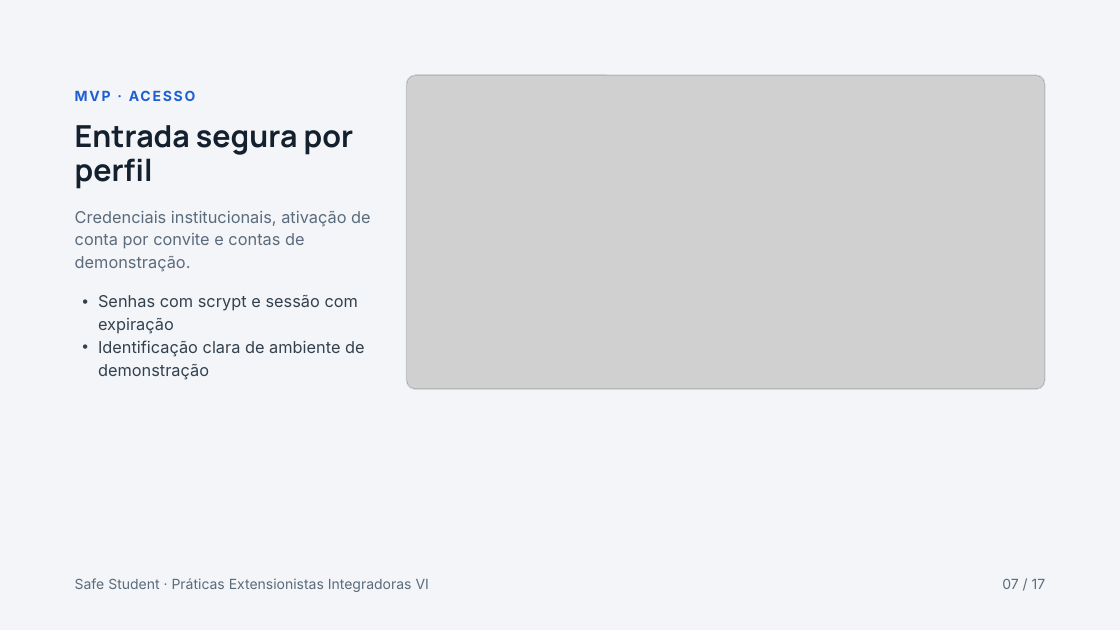
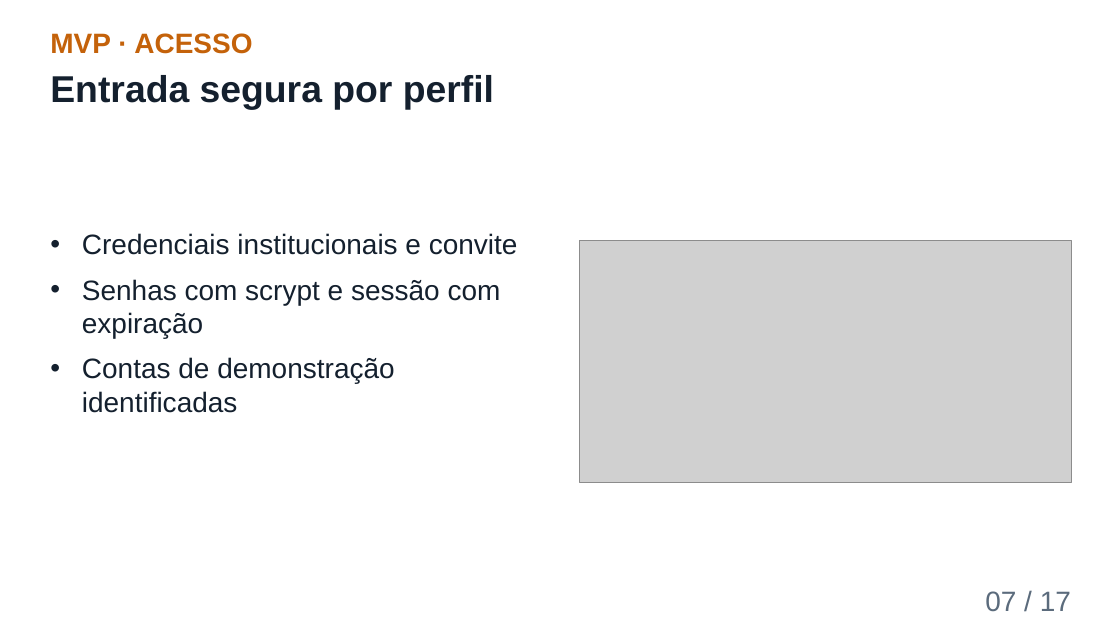
Before and after one commit to richaferreira/Safe_Student, a slide deck: slide 7 of 08_Apresentacao_Final_Safe_Student.pptx. Drawn at 1120x630 pixels with LibreOffice and Linux fonts; fonts in the diff are those of the drawing; grey boxes stand for pictures. Boxes give left, top, right and bottom in pixels: in the first picture for what was removed or moved away, otherwise in the second. Text is boxed around its words. In the diff, an @@ line names an element or a change of style, - is before the commit and + after.

```diff
--- a/08_Apresentacao_Final_Safe_Student.pptx
+++ b/08_Apresentacao_Final_Safe_Student.pptx
@@ background #F3F5F8 to #FFFFFF @@
@@ text "MVP · ACESSO": place and size @@
-text "MVP · ACESSO" at box(75, 85, 377, 107)
+text "MVP · ACESSO" at box(50, 33, 252, 54)
@@ text "MVP · ACESSO" at box(50, 33, 252, 54): size 12 to 24 pt, font Inter to Arial, text colour #1D5FD0 to #C4620A, letter spacing 1.5 to 0 pt; line spacing 16.8pt to 1 @@
@@ text "Entrada segura por perfil": place and size @@
-text "Entrada segura por perfil" at box(75, 125, 354, 189)
+text "Entrada segura por perfil" at box(50, 75, 494, 110)
@@ text "Entrada segura por perfil" at box(50, 75, 494, 110): size 26 to 32 pt, font Manrope to Arial; line spacing 28.6pt to 1 @@
@@ rounded rectangle removed at box(406, 75, 1045, 390) @@
@@ rounded rectangle removed at box(407, 75, 1045, 389) @@
@@ text "Credenciais institucionais e convite": place and size @@
-text "Credenciais institucionais e convite" at box(98, 295, 365, 380)
+text "Credenciais institucionais e convite" at box(82, 233, 518, 413)
@@ text removed at box(75, 211, 371, 272) @@
-Credenciais institucionais, ativação de conta por convite e contas de demonstração.
@@ text at box(82, 233, 518, 255): paragraph added @@
+• Credenciais institucionais e convite
@@ picture: place and size @@
-picture at box(407, 76, 1045, 390)
+picture at box(580, 240, 1071, 482)
@@ text at box(82, 279, 501, 338): size 14 to 24 pt, font Inter to Arial, text colour #33414F to #14202E in "Senhas com scrypt e sessão com expiração"; indent changed; line spacing 19.6pt to 1; more space between paragraphs @@
@@ text at box(82, 357, 394, 413): text changed; size 14 to 24 pt; font Inter to Arial; text colour #33414F to #14202E @@
-• Identificação clara de ambiente de demonstração
+• Contas de demonstração identificadas
@@ text removed at box(75, 578, 429, 592) @@
-Safe Student · Práticas Extensionistas Integradoras VI
@@ text "07 / 17": place and size @@
-text "07 / 17" at box(1002, 579, 1046, 589)
+text "07 / 17" at box(985, 591, 1071, 611)
@@ text "07 / 17" at box(985, 591, 1071, 611): size 12 to 24 pt, font Inter to Arial; line spacing 16.8pt to 1 @@
```
Also in this commit, not shown: 16 other slides changed, 2 other files.
